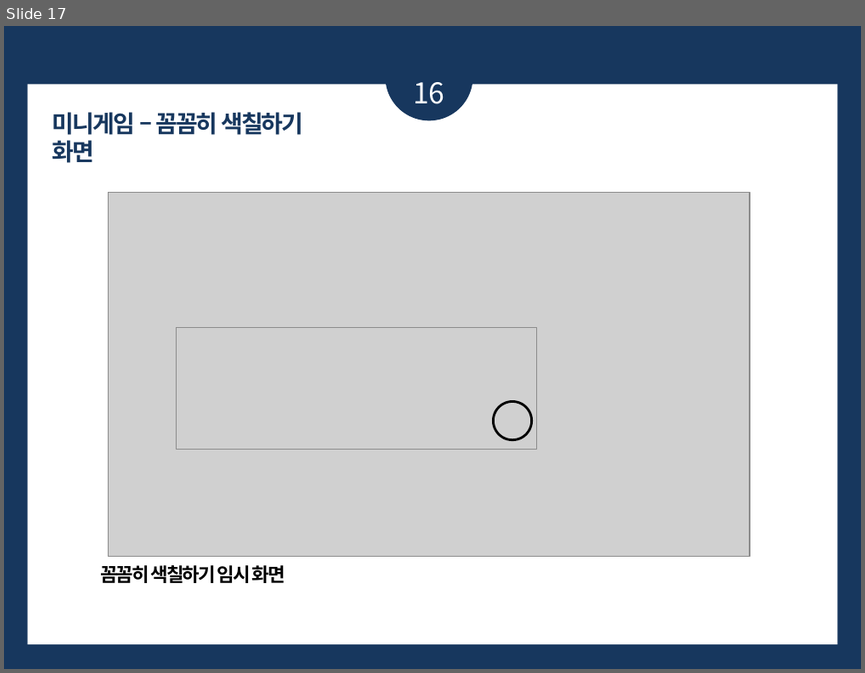
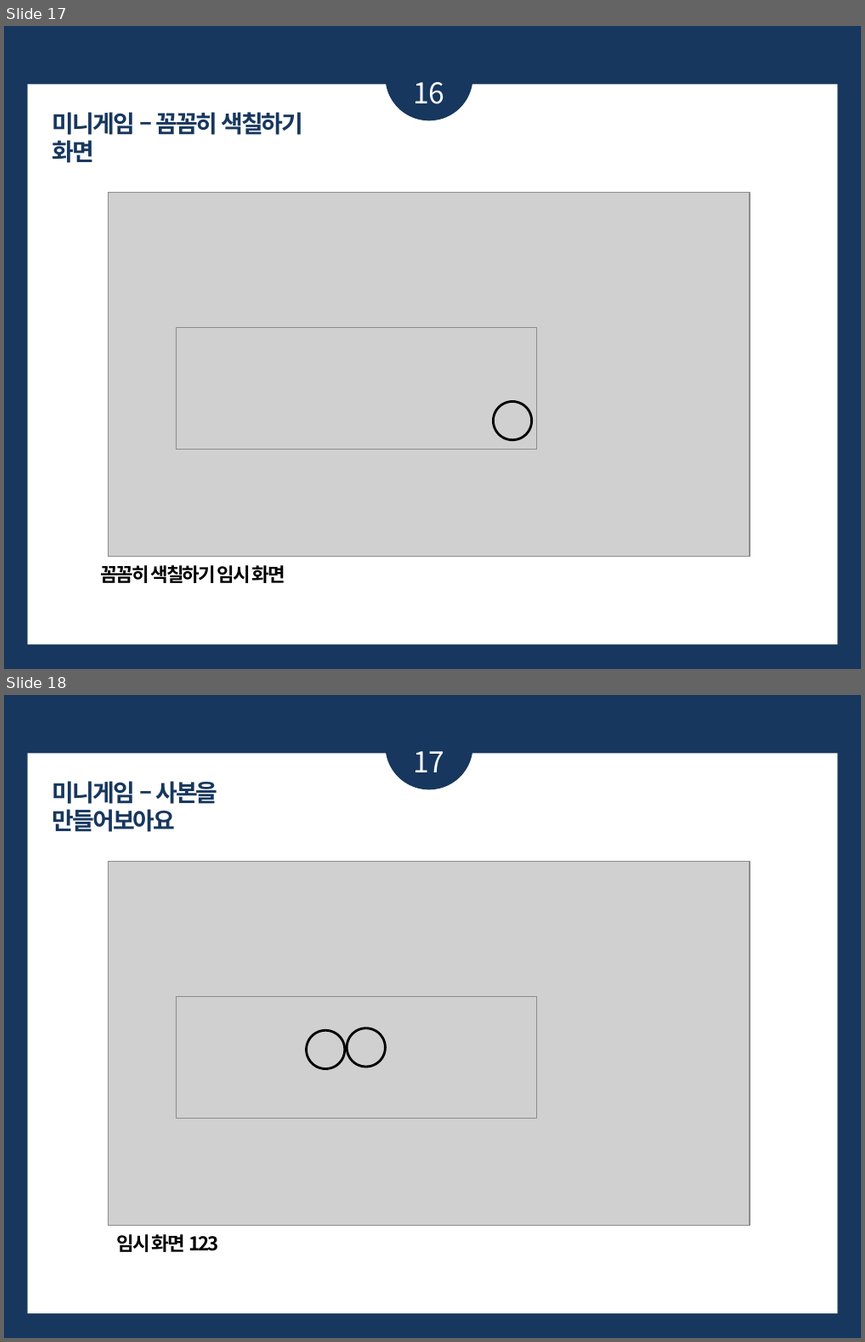
Before and after one commit to 3MinCtrlS/-CK_3MinCtrlS, a slide deck: Documents/기획/퍼즐 게임 컨셉 기획서 취합본.pptx. Shown one above the other, each under a label of ours: slide 17 before the commit, slides 17 and 18 after it. The pictures are 865x673 and 865x1342 pixels, drawn with LibreOffice and Linux fonts; fonts in the diff are those of the drawing; grey boxes stand for pictures. Boxes give left, top, right and bottom in pixels: in the first picture for what was removed or moved away, otherwise in the second. Text is boxed around its words. In the diff, an @@ line names an element or a change of style, - is before the commit and + after.

```diff
--- a/Documents/기획/퍼즐 게임 컨셉 기획서 취합본.pptx
+++ b/Documents/기획/퍼즐 게임 컨셉 기획서 취합본.pptx
@@ slide 18 added at (4,695,861,1338), background #17375E @@
@@ ellipse added at (386,702,472,789), fill #17375E @@
@@ rectangle added at (28,754,838,1314), fill #FFFFFF @@
@@ text added at (413,751,444,772), 24 pt, text #FFFFFF @@
+17
@@ text added at (52,781,217,832), 20 pt, text #17375E, bold @@
+미니게임 – 사본을 만들어보아요
@@ picture added at (109,862,749,1225) @@
@@ picture added at (177,996,536,1118) @@
@@ ellipse added at (307,1030,345,1068), outline #000000 2 pt @@
@@ ellipse added at (347,1028,386,1066), outline #000000 2 pt @@
@@ text added at (117,1234,218,1252), 16 pt, text #000000, bold @@
+임시 화면 123
```
Also in this commit, not shown: 8 other files.
